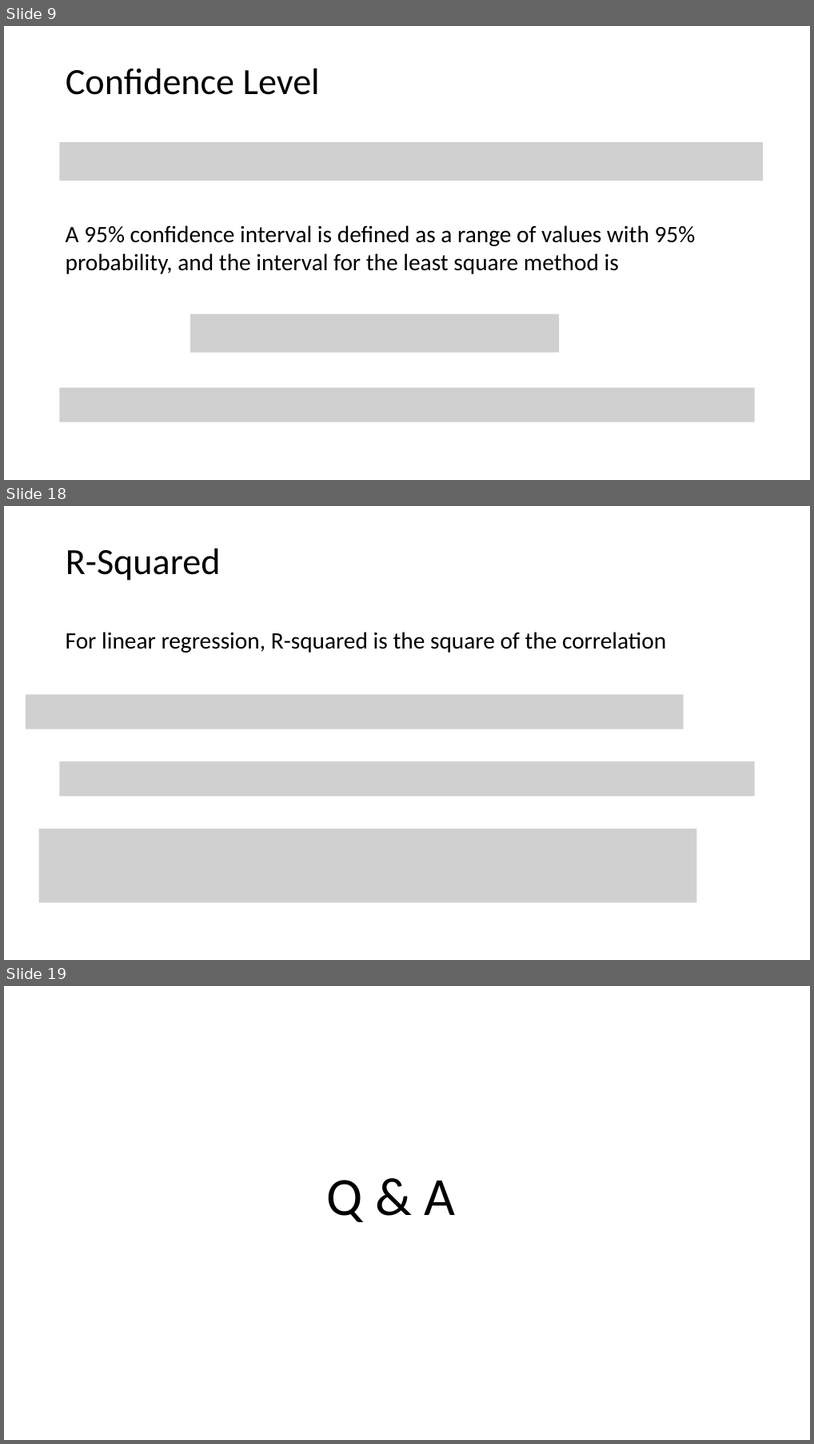
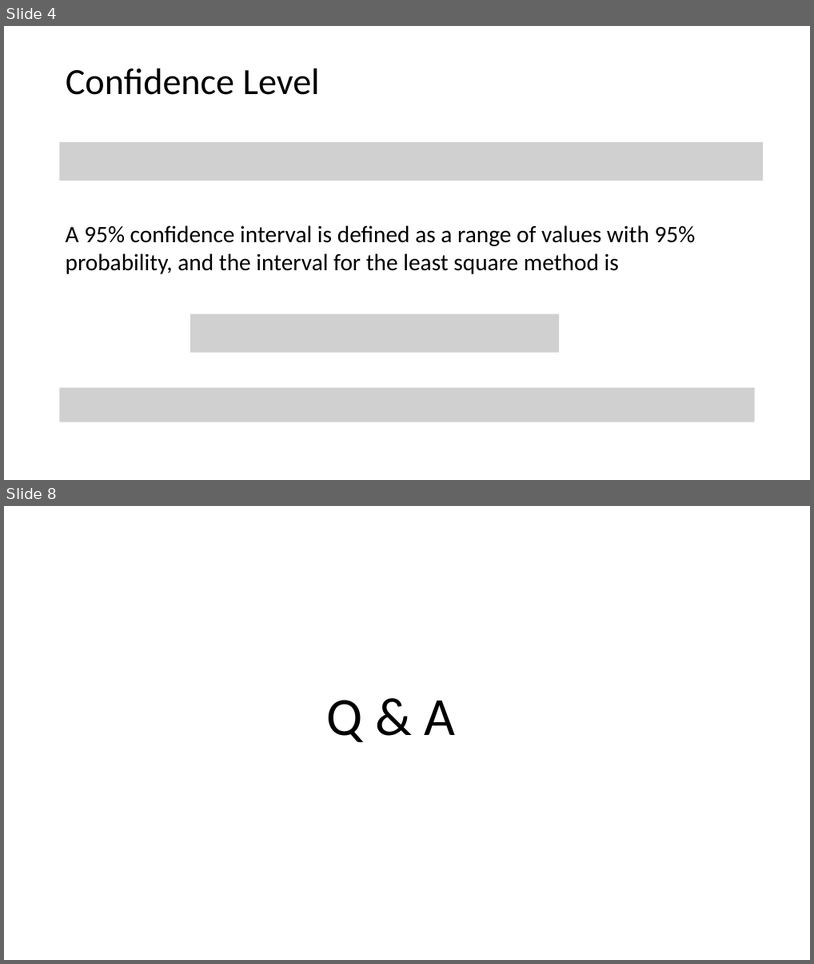
Before and after one commit to tianzheng4/tianzheng4.github.io, a slide deck: _umkc-teaching/slides/Lecture4.pptx. Shown one above the other, each under a label of ours: slides 9, 18 and 19 before the commit, slides 4 and 8 after it; the slides between them are not shown. The pictures are 814x1444 and 814x964 pixels, drawn with LibreOffice and Linux fonts; fonts in the diff are those of the drawing; grey boxes stand for pictures. Boxes give left, top, right and bottom in pixels: in the first picture for what was removed or moved away, otherwise in the second. Text is boxed around its words. In the diff, an @@ line names an element or a change of style, - is before the commit and + after.

```diff
--- a/_umkc-teaching/slides/Lecture4.pptx
+++ b/_umkc-teaching/slides/Lecture4.pptx
@@ slide 18 removed at box(4, 506, 810, 960), background #FFFFFF @@
@@ title removed at box(66, 548, 221, 580) @@
-R-Squared
@@ text removed at box(66, 632, 666, 652) @@
-For linear regression, R-squared is the square of the correlation
@@ picture removed at box(26, 695, 684, 729) @@
@@ picture removed at box(60, 761, 755, 796) @@
@@ picture removed at box(39, 828, 698, 902) @@
@@ what was slide 9 is now slide 4 @@
@@ what was slide 19 is now slide 8 @@
```
Also in this commit, not shown: 3 slides added, 13 other slides removed, 3 other files.
